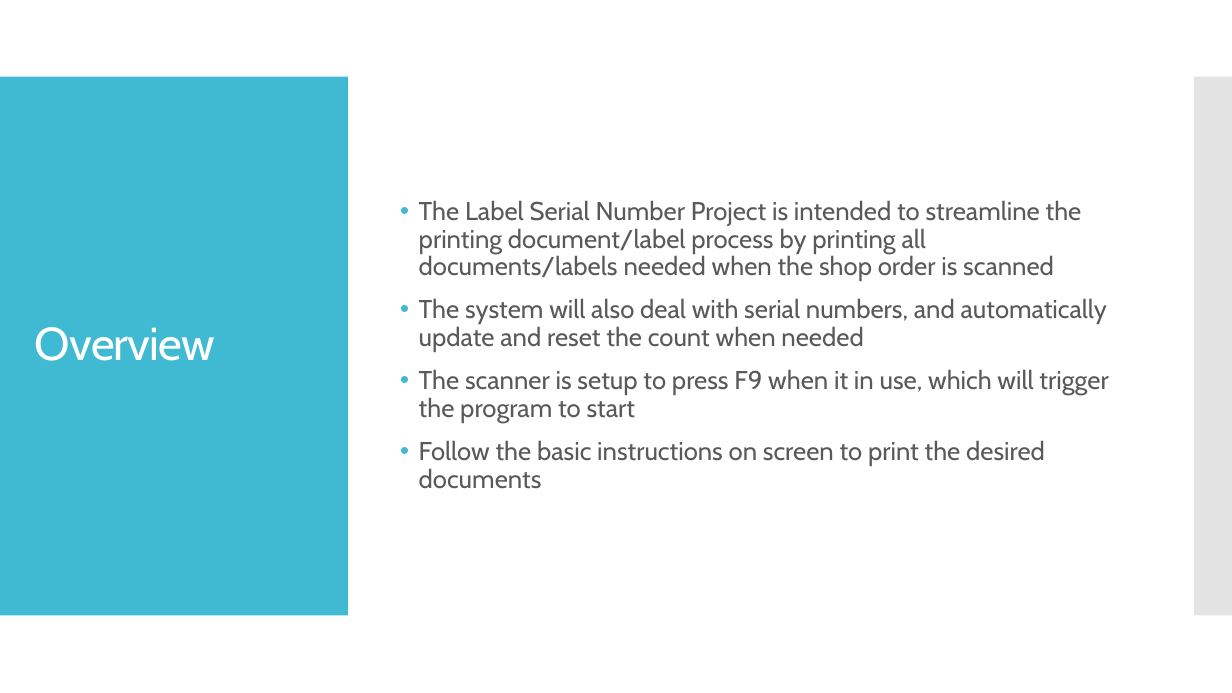
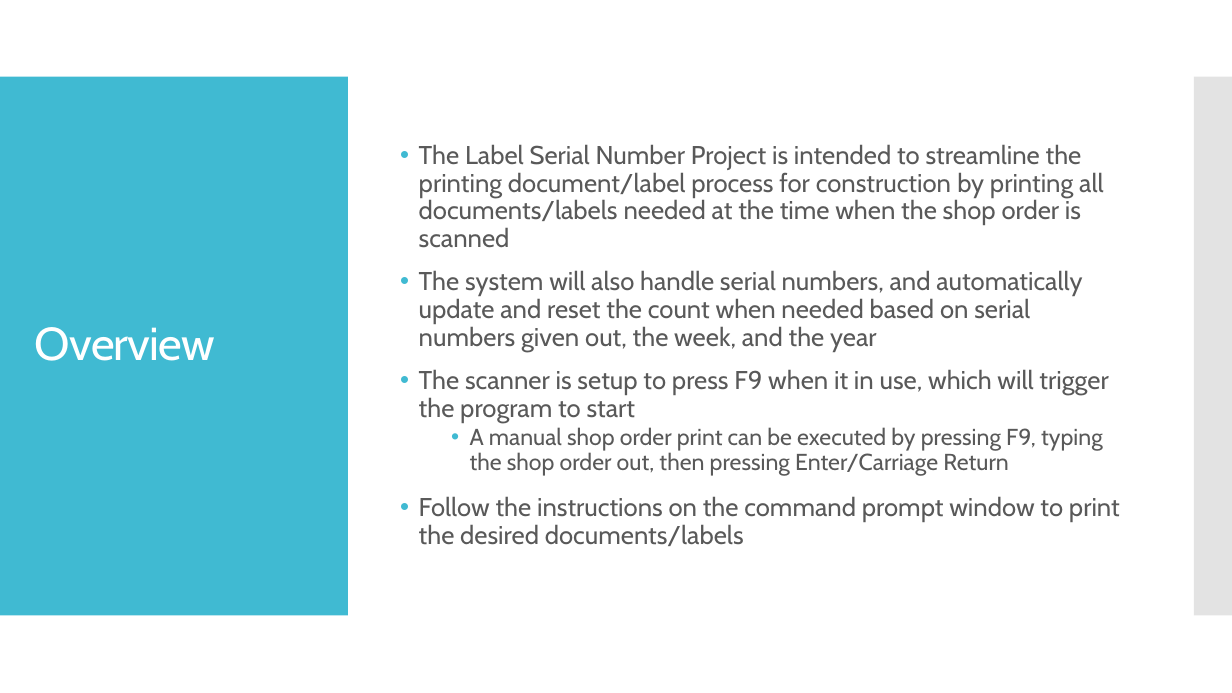
Before and after one commit to pixustechnologies/labelSerialNumberProject, a slide deck: slide 2 of LabelSerialNumberOverview.pptx. Drawn at 1232x693 pixels with LibreOffice and Linux fonts; fonts in the diff are those of the drawing. Boxes give left, top, right and bottom in pixels: in the first picture for what was removed or moved away, otherwise in the second. Text is boxed around its words. In the diff, an @@ line names an element or a change of style, - is before the commit and + after.

Commit message:
Added Silent Printing Using a new exe can print silently Using relative locations now aswell

```diff
--- a/LabelSerialNumberOverview.pptx
+++ b/LabelSerialNumberOverview.pptx
@@ text at [419,144,1103,351]: text changed @@
-• The Label Serial Number Project is intended to streamline the printing document/label process by printing all documents/labels needed when the shop order is scanned
-• The system will also deal with serial numbers, and automatically update and reset the count when needed
+• The Label Serial Number Project is intended to streamline the printing document/label process for construction by printing all documents/labels needed at the time when the shop order is scanned
+• The system will also handle serial numbers, and automatically update and reset the count when needed based on serial numbers given out, the week, and the year
@@ text at [419,427,1120,546]: text changed; size 20 to 18 pt @@
-• Follow the basic instructions on screen to print the desired documents
+  • A manual shop order print can be executed by pressing F9, typing the shop order out, then pressing Enter/Carriage Return
+• Follow the instructions on the command prompt window to print the desired documents/labels
```
Also in this commit, not shown: 2 other slides changed, 5 other files.
